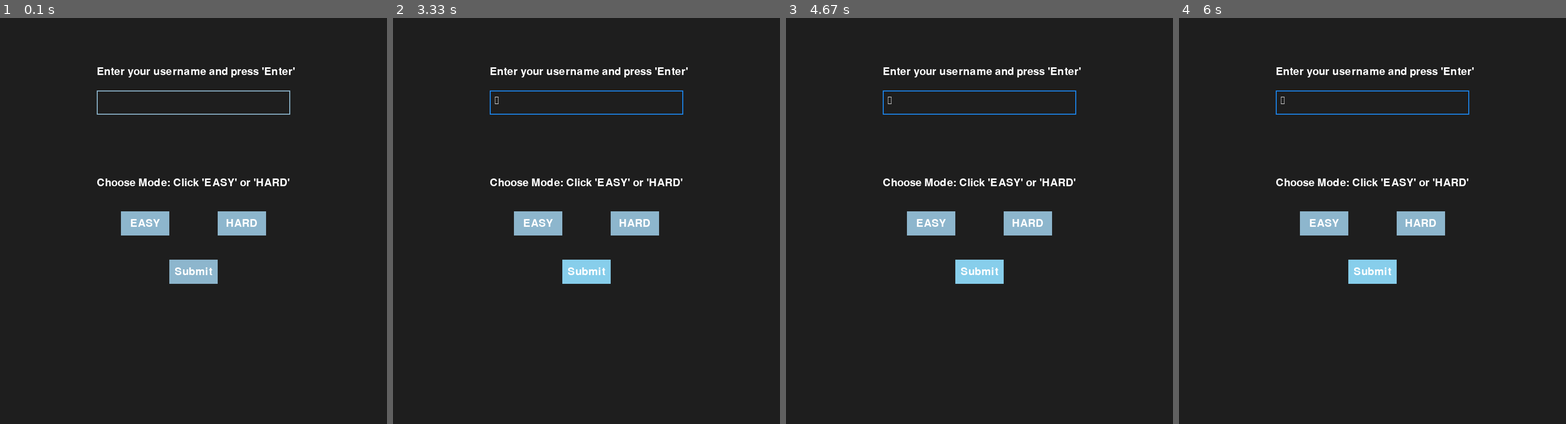
Above: before the commit, frames 1-4 (left to right).
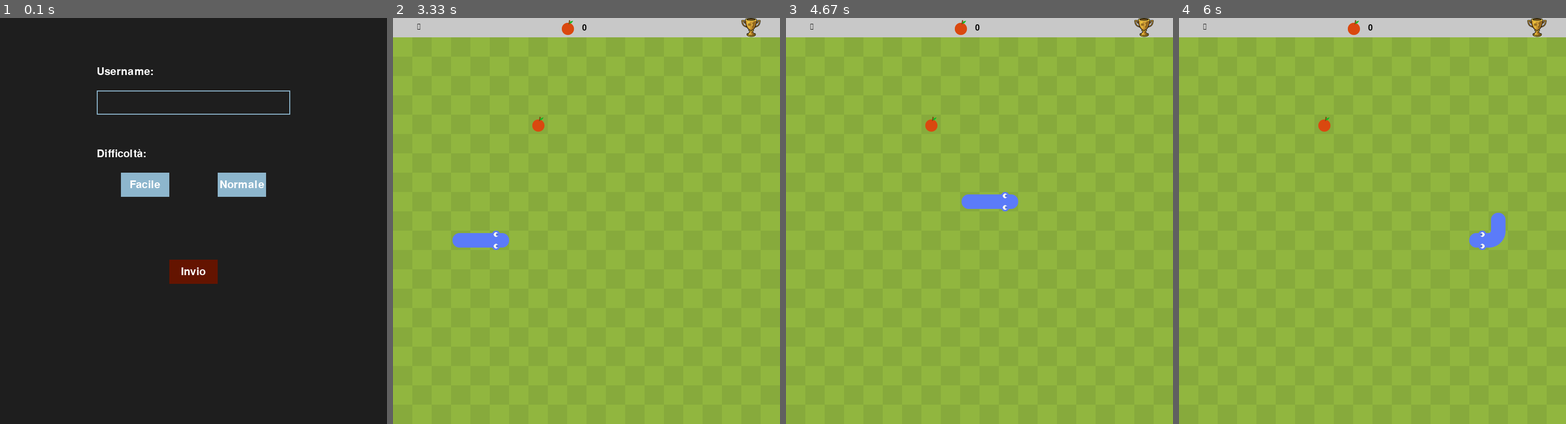
Above: after the commit, the same moments.

Repository: Agap3w/CS50p_finalProject
Game: pygame game, started from CS50P-Final_Project/project.py
The game is run twice, just before and just after one commit, with the same random seed, the same clock (stepped at 60 frames per second) and the same inputs.
Inputs (mouse positions are in pixels of both pictures, inside the frame that each line leads up to):
- Up to frame 1 (0.1 s): no input
- Up to frame 2 (3.33 s): click (632, 184) at 0.38 s, where only the run after the commit has a clickable "Normale"; click (540, 184) at 0.72 s, where only the run after the commit has a clickable "Facile"; click (540, 184) at 1.05 s, where only the run after the commit has a clickable "Facile"; click (625, 310) at 1.38 s; tap Enter at 2.22 s; click (540, 184) at 2.6 s, where only the run after the commit has a clickable "Facile"; click (632, 184) at 2.93 s, where only the run after the commit has a clickable "Normale"; click (586, 269) at 3.27 s, where only the run after the commit has a clickable "Invio"
- Up to frame 3 (4.67 s): hold Right 3.55-4.02 s; hold Up 4.1-4.4 s; hold Right from 4.43 s (still down)
- Up to frame 4 (6 s): release Right at 4.9 s; hold Down 5.5-5.8 s; hold Left from 5.83 s (still down)

The runs differ from the first frame. In frame 1, 4.5% of the frame differs, in the area x 25-77%, y 12-66%; in frame 2, 100%, in the area x 0-100%, y 0-100%; in frame 3, 100%; in frame 4, 100%.

Commit message:
mi manca l'ultima funz da selez per testing

Diff:
--- a/CS50P-Final_Project/project.py
+++ b/CS50P-Final_Project/project.py
@@ -19,8 +19,6 @@
     SCREEN_HEIGHT = (CELL_NUMBER + 1) * CELL_SIZE
     BACKGROUND_COLOR = (145, 182, 63)
     FPS = 60
-    EASY_MODE_SPEED = 10  # Easy mode speed (lower number for slower movement)
-    HARD_MODE_SPEED = 5  # Hard mode speed (higher number for faster movement)
 
 class SNAKE:
     def __init__(self):
@@ -146,12 +144,10 @@
         self.trophy = pygame.image.load("static/coppa.png").convert_alpha()
 
         self.last_move_time = 0  # Time when the snake last moved
-        self.move_delay = 200  # Default delay for normal mode (milliseconds)
-
-        if self.mode == "HARD":
-            self.move_delay = 0  # Faster mode (faster movement speed)
-        elif self.mode == "EASY":
-            self.move_delay = 300  # Slower mode (slower movement speed)
+        if self.mode == "EASY":
+            self.move_delay = 300  # Slower mode
+        else:
+            self.move_delay = 0  # Faster mode
 
         #initialize record-related attributes
         self.myRecord = self.get_myRecord()  # Fetch player's best score
@@ -182,8 +178,8 @@
         color_selected = pygame.Color('green')  # Color to highlight the selected mode
 
         input_box = pygame.Rect(200, 150, 400, 50)  # Position for username input box
-        easy_box = pygame.Rect(250, 400, 100, 50)  # Position for "EASY" box
-        hard_box = pygame.Rect(450, 400, 100, 50)  # Position for "HARD" box
+        easy_box = pygame.Rect(250, 320, 100, 50)  # Position for "EASY" box
+        hard_box = pygame.Rect(450, 320, 100, 50)  # Position for "HARD" box
         submit_box = pygame.Rect(350, 500, 100, 50)  # Position for submit button
 
         while True:  # Continue until username and mode are both set
@@ -238,27 +234,26 @@
             pygame.draw.rect(screen, hard_color, hard_box)
 
             # Add text to each mode button
-            easy_text = font.render("EASY", True, color_text)
-            hard_text = font.render("HARD", True, color_text)
+            easy_text = font.render("Facile", True, color_text)
+            hard_text = font.render("Normale", True, color_text)
             screen.blit(easy_text, (easy_box.x + (easy_box.width - easy_text.get_width()) // 2, easy_box.y + (easy_box.height - easy_text.get_height()) // 2))
             screen.blit(hard_text, (hard_box.x + (hard_box.width - hard_text.get_width()) // 2, hard_box.y + (hard_box.height - hard_text.get_height()) // 2))
 
             # Draw the submit button
-            pygame.draw.rect(screen, color_hover if submit_box.collidepoint(pygame.mouse.get_pos()) else color_inactive, submit_box)
-            submit_text = font.render("Submit", True, color_text)
+            pygame.draw.rect(screen, (100, 20, 0), submit_box)
+            submit_text = font.render("Invio", True, color_text)
             screen.blit(submit_text, (submit_box.x + (submit_box.width - submit_text.get_width()) // 2, submit_box.y + (submit_box.height - submit_text.get_height()) // 2))
 
             # Display prompts (titles) - These titles stay visible even after choices
-            prompt_surface = font.render("Enter your username and press 'Enter'", True, color_text)
+            prompt_surface = font.render("Username:", True, color_text)
             screen.blit(prompt_surface, (200, 100))
 
             # Always show the mode prompt
-            prompt_surface = font.render("Choose Mode: Click 'EASY' or 'HARD'", True, color_text)
-            screen.blit(prompt_surface, (200, 330))
+            prompt_surface = font.render("Difficoltà:", True, color_text)
+            screen.blit(prompt_surface, (200, 270))
 
             pygame.display.flip()
             clock.tick(30)  # Limit frame rate
-
 
     def update(self):
         if not self.animation_active and self.snake.direction != Vector2(0, 0):  # Only update if the snake is moving
@@ -482,13 +477,9 @@
 
     game = GAME()
 
-    # Variable to track the time of the last input
-    last_input_time = 0
-    input_delay = 80  # 80 milliseconds delay between key presses
-
     #game loop con quit option, screen_update e keybindings. background and draw elements
+    input_queue = []  # Holds valid directions
     while True:
-
         current_time = pygame.time.get_ticks()  # Get current time in milliseconds
 
         for event in pygame.event.get():
@@ -501,21 +492,24 @@
                     if game.trophy_button_rect.collidepoint(event.pos):
                         game.show_hall_of_fame()
 
+            if event.type == pygame.KEYDOWN:
+                # Add valid directions to the input queue
+                if event.key == pygame.K_UP and game.snake.direction.y != 1:
+                    input_queue.append(Vector2(0, -1))
+                elif event.key == pygame.K_DOWN and game.snake.direction.y != -1:
+                    input_queue.append(Vector2(0, 1))
+                elif event.key == pygame.K_LEFT and game.snake.direction.x != 1 and game.snake.direction != Vector2(0, 0):
+                    input_queue.append(Vector2(-1, 0))
+                elif event.key == pygame.K_RIGHT and game.snake.direction.x != -1:
+                    input_queue.append(Vector2(1, 0))
+
             if event.type == SCREEN_UPDATE:
+                if input_queue:
+                    next_direction = input_queue.pop(0)  # Get the next direction from the buffer
+                    # Prevent reversing direction
+                    if next_direction.x != -game.snake.direction.x or next_direction.y != -game.snake.direction.y:
+                        game.snake.direction = next_direction
                 game.update()
-
-            if event.type == pygame.KEYDOWN:
-                if current_time - last_input_time >= input_delay: # Only process input if enough time has passed since the last key press
-                    if event.key == pygame.K_UP and game.snake.direction.y != 1:
-                        game.snake.direction = Vector2(0,-1)
-                    elif event.key == pygame.K_DOWN and game.snake.direction.y != -1:
-                        game.snake.direction = Vector2(0,1)
-                    elif event.key == pygame.K_LEFT and game.snake.direction.x != 1 and game.snake.direction != Vector2(0, 0):  # Can't move left if already moving right or if no direction
-                        game.snake.direction = Vector2(-1, 0)
-                    elif event.key == pygame.K_RIGHT and game.snake.direction.x != -1:
-                        game.snake.direction = Vector2(1,0)
-                    # Update the last input time after processing the key press
-                    last_input_time = current_time
 
         screen.fill(Config.BACKGROUND_COLOR)
         game.draw_elements()
--- a/CS50P-Final_Project/test_project2.py
+++ b/CS50P-Final_Project/test_project2.py
@@ -1,16 +1,37 @@
 # Test per FZ2 (to be done)
 
+import pytest
 import sqlite3
-from project import insert_score
-from unittest.mock import patch
+from unittest import mock
+from project import extract_hall_of_fame  # Adjust the import based on the location of your function
 
-def test_insert_score():
-    with sqlite3.connect(":memory:") as db:
-        db.execute('CREATE TABLE scores (username TEXT, score INTEGER)')
+# Mock database data
+mock_hall_of_fame_data = [
+    ('Alice', 100),
+    ('Bob', 90),
+    ('Charlie', 80),
+    ('David', 70),
+    ('Eve', 60)
+]
 
-        # Mock sqlite3.connect to return this in-memory database
-        with patch('sqlite3.connect', return_value=db):
-            insert_score('test_user', 100)
+# Test for the extract_hall_of_fame function
+def test_extract_hall_of_fame():
+    # Mock the sqlite3.connect to return a mock connection object
+    with mock.patch('sqlite3.connect') as mock_connect:
+        # Create a mock cursor
+        mock_cursor = mock.MagicMock()
+        mock_connect.return_value.__enter__.return_value.cursor.return_value = mock_cursor
 
-        result = db.execute('SELECT username, score FROM scores').fetchall()
-        assert result == [('test_user', 100)]
+        # Mock the cursor's execute method to return the mock data
+        mock_cursor.fetchall.return_value = mock_hall_of_fame_data
+
+        # Call the extract_hall_of_fame function
+        result = extract_hall_of_fame()
+
+        # Assert the expected result
+        assert result == mock_hall_of_fame_data
+
+        # Assert the SQL query was executed correctly
+        mock_cursor.execute.assert_called_once_with(
+            "SELECT username, MAX(score) as best_score FROM scores GROUP BY username ORDER BY best_score DESC LIMIT ?", (5,)
+        )
--- a/CS50P-Final_Project/test_project3.py
+++ b/CS50P-Final_Project/test_project3.py
@@ -1,8 +1,10 @@
-# Test per FZ3 (to be done)
+# TEST per INSERT SCORE + HALL OF FAME (1+2 funziona!)
 
 import sqlite3
-from project import insert_score
+from project import insert_score, extract_hall_of_fame
 from unittest.mock import patch
+from unittest import mock
+import pytest
 
 def test_insert_score():
     with sqlite3.connect(":memory:") as db:
@@ -14,3 +16,35 @@
 
         result = db.execute('SELECT username, score FROM scores').fetchall()
         assert result == [('test_user', 100)]
+
+
+# Mock database data
+mock_hall_of_fame_data = [
+    ('Alice', 100),
+    ('Bob', 90),
+    ('Charlie', 80),
+    ('David', 70),
+    ('Eve', 60)
+]
+
+# Test for the extract_hall_of_fame function
+def test_extract_hall_of_fame():
+    # Mock the sqlite3.connect to return a mock connection object
+    with mock.patch('sqlite3.connect') as mock_connect:
+        # Create a mock cursor
+        mock_cursor = mock.MagicMock()
+        mock_connect.return_value.__enter__.return_value.cursor.return_value = mock_cursor
+
+        # Mock the cursor's execute method to return the mock data
+        mock_cursor.fetchall.return_value = mock_hall_of_fame_data
+
+        # Call the extract_hall_of_fame function
+        result = extract_hall_of_fame()
+
+        # Assert the expected result
+        assert result == mock_hall_of_fame_data
+
+        # Assert the SQL query was executed correctly
+        mock_cursor.execute.assert_called_once_with(
+            "SELECT username, MAX(score) as best_score FROM scores GROUP BY username ORDER BY best_score DESC LIMIT ?", (5,)
+        )
Binary file changed: CS50P-Final_Project/snake.db
Empty file added: CS50P-Final_Project/test_project4.py
